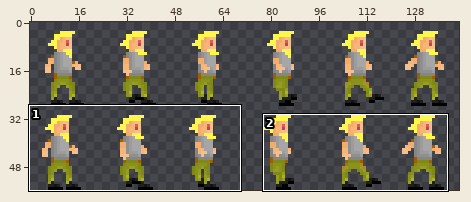
Two states of a sprite sheet, Assets/Sprites/Characters/Franz/Runp4.png. The first picture is a wide view before the edit; the outline marks the close-up.
Close-up. Before the edit:
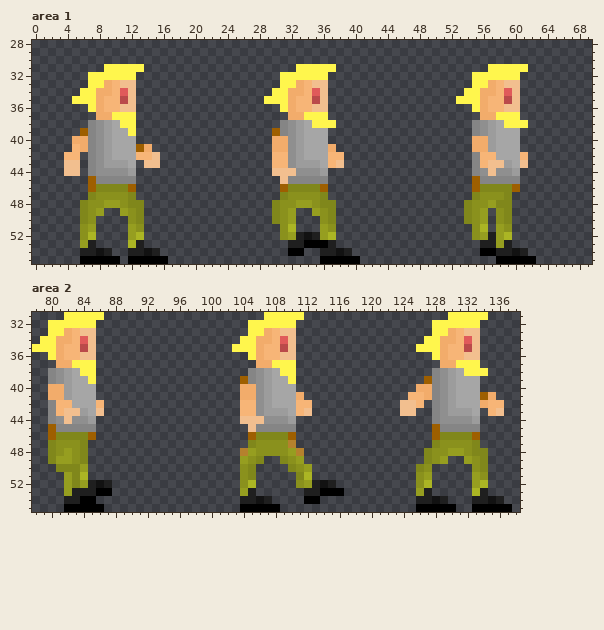
The file is 144x56 pixels. Colours within 5 levels of each other are drawn and written as one. Shown: area 1: x 0..69, y 28..55; area 2: x 78..138, y 31..55. The old version is drawn lined up with the new one. The wide view leaves out empty margins.
After:
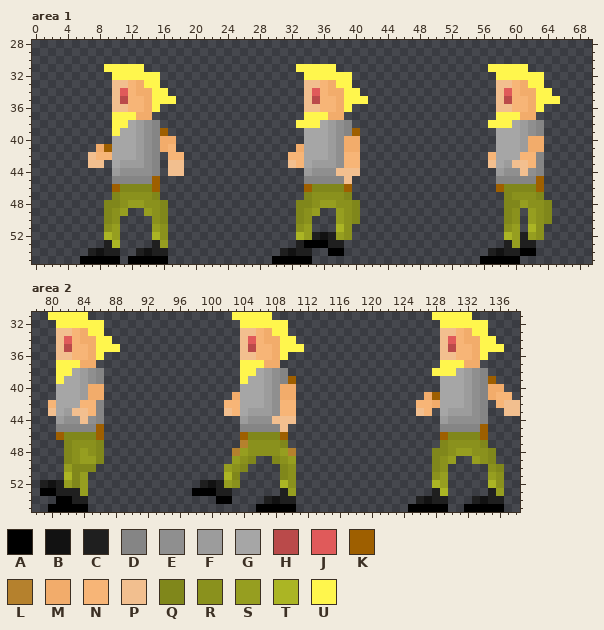
Palette (. is transparent): A #000000  B #121212  C #1f1f1f  D #858585  E #8f8f8f  F #9c9c9c  G #a6a6a6  H #ba4a4a  J #e05a5a  K #9e5f00  L #b5812d  M #f2ac6b  N #f7b577  P #f2bf8f  Q #80871b  R #8a911d  S #969e20  T #abb524  U #fff64d
From old to new:
whole drawing moved by -1,+0 (the old picture is shown already moved)
Changed rows in their new state; - is an unchanged pixel.
Area 1:
first column x 4:
32 ---...---UUU---------------...---UUU---------------...---UUU--
33 ---...P-NMUU---------------...P-NMUU---------------...P-NMUU--
34 --....P-NMMUU-------------....P-NMMUU-------------....P-NMMUU-
35 -.....P-NNMUUU-----------.....P-NNMUUU-----------.....P-NNMUUU
36 ---...P-NNMU---------------...P-NNMU---------------...P-NNMU--
37 ----..---MM-----------------..---MM-----------------..---MM---
38 ---...U-GFED---------------..UU-GFED---------------..UU-GFED--
39 --....U-GFEDK-------------....---FEDK--------------...---FED--
40 -.....---FEDMM------------....---FEMM--------------...---FMM--
41 -...MK---FEDMN------------...M---FEMM--------------...---FMM--
42 ..-PNN---FED-NN-----------..NN---FENN--------------..-----ND--
43 ..-PP.G-FFED-PP-----------..PNG-FFENN--------------..-G-P-ND--
44 ..-...F-EEED-PP-----------....F-EEPPP--------------...F-EPED--
45 ---...---DDK---------------...---DDP---------------...---DDK--
46 ---...K-QQQK---------------...K-QQQK---------------...K-QQQK--
47 ---...Q-RRRQ---------------...Q-RRRQ---------------....-RRRQ--
48 --...QQ-SSRRQ-------------...QQ-SSRRQ-------------.....-QSRRQ-
49 --...QR-..SRQ-------------...QR-..SRQ-------------...-.-R-SRQ-
50 --..-QR-..-RQ-------------...QR-..SRQ-------------...-.-R-SRQ-
51 --..-RS-..-SR--------------..RS-..TR---------------..-.-S-TR--
52 --..-TS-..-TR--------------..TS-BCSR---------------....-SCSR--
53 --..-CT-..-CS---------------.-----C-----------------...-SCC---
54 --.---C-.---C--------------CBCC-.AA.----------------.CB-CAA---
55 --------------------------AAAAA-.....---------------AA---..---
Area 2:
first column x 78:
31 --UU---..----------------UUUU-....----------------UU---..----
32 --.-----U-----------------U-----.-----------------.-----U----
33 --.PP-MUU-----------------PPN-UU.-----------------.PP-MUU----
34 -..PJ-MMUU----------------PJN-MUU----------------..PJ-MMUU---
35 ...PH-NMUUU--------------.PHN-MUUU--------------...PH-NMUUU--
36 --.PP-NMU-----------------PPN-MU.-----------------.PP-NMU----
37 ---UU-MM------------------UUU-M..------------------UU-MM-----
38 --.UU-FED-----------------UUG-ED.-----------------UUU-FED----
39 --.UG-FED-----------------UGG-EDK----------------..GG-FEDK---
40 --.GG-FMM-----------------GGG-EMM---------------...GG-FEDMM--
41 --.GG-FMM----------------MGGG-EMM.-------------..-KGG-FED-NN-
42 --NGG-NND---------------NNGGG-ENN..-----------..-NMGG-FED.-PP
43 --PGF-PND---------------PNGFF-ENN..-----------..PN.G---ED..PP
44 --.FE-PED-----------------FEE-PPP-----------------.F---ED----
45 --.-----K-----------------DD---P.-----------------.-----K----
46 --.K---QK-----------------KQ---K.-----------------.K---QK----
47 --..Q-RRQ-----------------LR---Q.-----------------.Q---RQ----
48 --..Q-SRQ----------------LSR---SL.---------------.QQR-SRRQ---
49 --..Q-SSQ----------------SRQ.-QRS.---------------.QRS-.SRQ---
50 ---.S-QQ----------------SRQ.---QR..-------------..QR---..RQ--
51 ----T-S-----------------TQ..---QR..-------------..RS---..SR--
52 -CBC---...-----------CBCSR..---TR.....----------..TS---..TR--
53 -AACC-S...----------AAACC-..---CS-.....---------..CT---..CS--
54 ---AA-C.---------------AA-...-BCC-..-------------BC-----BC---
55 --AA---..-----------------..---AA--------------A----.-A----.-
Boxes around the changes in both close-ups, in picture pixels (x1, y1, x2, y2):
changed: (64, 72, 184, 256)
changed: (264, 72, 368, 264)
changed: (456, 72, 560, 264)
changed: (32, 312, 120, 512)
changed: (192, 312, 344, 512)
changed: (400, 312, 520, 512)
